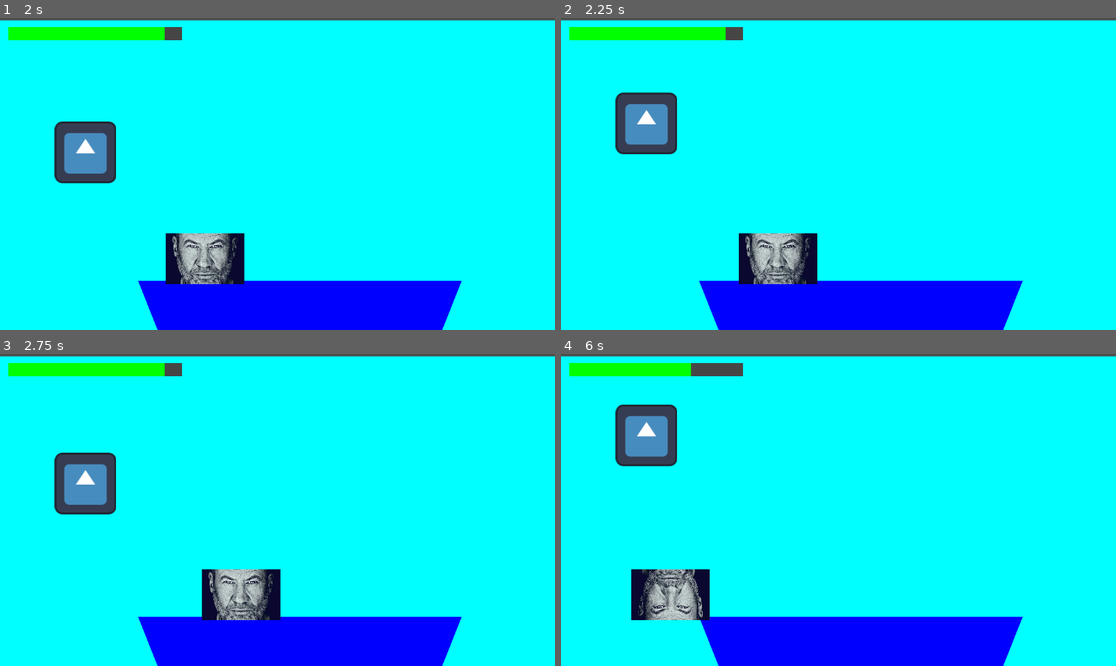
Above: before the commit, frames 1-4 (two rows, left to right).
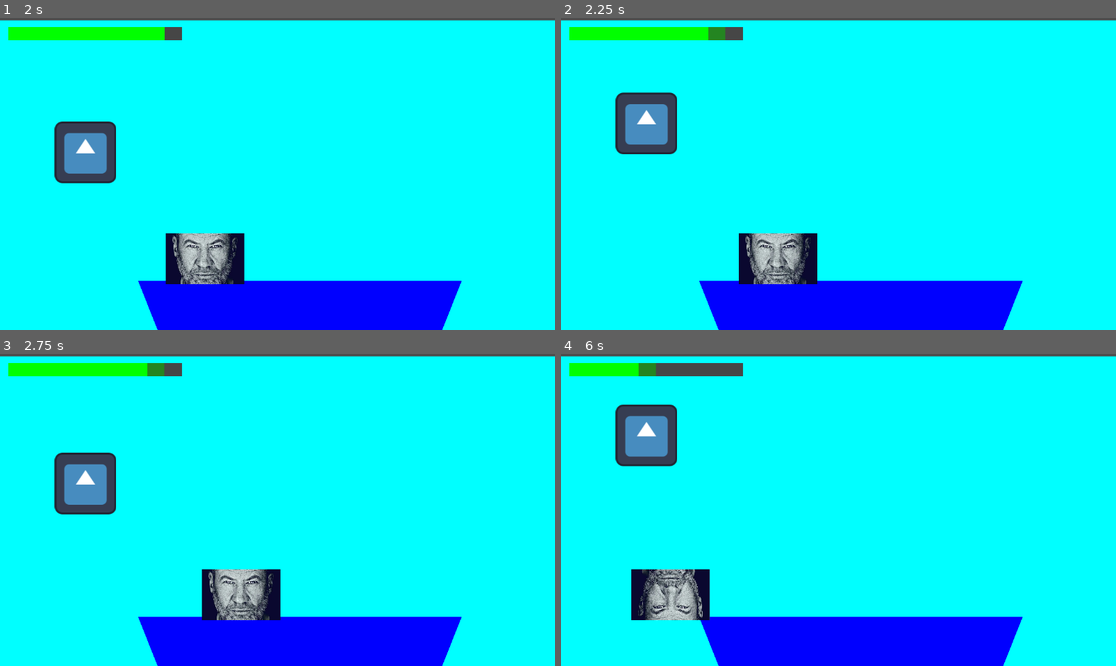
Above: after the commit, the same moments.

Repository: ZozoAFK/Pfish
Game: Godot game, scene res://Proto/Scene/World.tscn
The game is run twice, just before and just after one commit, with the same random seed, the same clock (stepped at 60 frames per second) and the same inputs. The engine's default icon, where the game draws it, is replaced by a stand-in: a white triangle on a blue panel in a dark square.
Inputs:
- Up to frame 1 (2 s): tap Enter (ui_accept) at 0.5, 0.77, 1.52 s; hold Right (Fleche_droite) from 0.53 s (still down); tap Space (SPACE) at 0.6, 1.35 s
- Up to frame 2 (2.25 s): release Right (Fleche_droite) at 2.03 s; hold Left (Fleche_Gauche) from 2.03 s (still down); tap Space (SPACE) at 2.1 s
- Up to frame 3 (2.75 s): keep holding Left (Fleche_Gauche)
- Up to frame 4 (6 s): release Left (Fleche_Gauche) at 2.78 s; hold Right (Fleche_droite) 2.78-4.28 s; tap Space (SPACE) every 0.75 s from 2.85 to 5.85 s; tap Enter (ui_accept) at 3.02, 3.77, 4.52 s; hold Left (Fleche_Gauche) 4.28-5.03 s; hold Right (Fleche_droite) 5.03-5.78 s; hold Left (Fleche_Gauche) from 5.78 s (still down)

Frame 1 is identical in both runs. In frame 2, 0.1% of the frame differs, in the area x 26-30%, y 2-8%; in frame 3, 0.1%; in frame 4, 0.4%, in the area x 13-24%, y 2-8%.

Commit message:
BarreHP FINIE

Diff:
--- a/Proto/Scene/barre_hp.tscn
+++ b/Proto/Scene/barre_hp.tscn
@@ -16,6 +16,7 @@
 offset_right = 1937.0
 offset_bottom = 1099.0
 scale = Vector2(0.188, 0.025)
+step = 0.01
 texture_progress = ExtResource("2_q7nm8")
 
 [node name="HPClair" type="TextureProgressBar" parent="CanvasLayer" unique_id=1749270231]
@@ -26,6 +27,7 @@
 offset_right = 1937.0
 offset_bottom = 1099.0
 scale = Vector2(0.18776041, 0.024740733)
+step = 0.01
 texture_progress = ExtResource("2_q7nm8")
 
 [node name="HPVert" type="TextureProgressBar" parent="CanvasLayer" unique_id=305399314]
@@ -36,4 +38,5 @@
 offset_right = 1937.0
 offset_bottom = 1099.0
 scale = Vector2(0.188, 0.025)
+step = 0.01
 texture_progress = ExtResource("2_q7nm8")
--- a/Proto/Script/barre_hp.gd
+++ b/Proto/Script/barre_hp.gd
@@ -1,46 +1,52 @@
 extends Node2D
 
-# On récupère les composants de votre scène en utilisant leurs noms exacts
+# On récupère les composants de ta scène
 @onready var hp_gris: TextureProgressBar = $CanvasLayer/HPGris
 @onready var hp_clair: TextureProgressBar = $CanvasLayer/HPClair
 @onready var hp_vert: TextureProgressBar = $CanvasLayer/HPVert
-@export var pv_max = 100
-func _Static(_delta: float) -> void:
-	# 1. Bloquer la position : on force X à rester à sa place (ex: 20 pixels du bord gauche)
-	# et Y à sa hauteur initiale.
-	global_position.y = 10
-	pass
 
-
+# --- EXPORTS ---
+@export var pv_max: int = 100
+@export var vitesse_transition: float = 10.0
+@export var degats_instantanes: float = 10.0
 
 func _ready() -> void:
-	# On définit la valeur maximale (par exemple 100) pour les trois barres
-	var pv_max = 100
-
 	hp_vert.max_value = pv_max
 	hp_clair.max_value = pv_max
 	hp_gris.max_value = pv_max
 
-	# Au début du jeu, les trois barres sont pleines
 	hp_vert.value = pv_max
 	hp_clair.value = pv_max
 	hp_gris.value = pv_max
 
-func _process(_delta: float) -> void:
-	# Détection de la pression sur la touche "Flèche de droite"
-	# "ui_right" correspond par défaut à la flèche directionnelle droite dans Godot
+func _process(delta: float) -> void:
+	# Bloquer la position Y
+	global_position.y = 10
+
+	# --- FLÈCHE DROITE : Tout descend instantanément ---
 	if Input.is_action_just_pressed("Fleche_droite"):
-		collision(10)
+		collision_instantanee(degats_instantanes)
 
+	# --- FLÈCHE GAUCHE : On applique les dégâts une seule fois au clic ---
+	if Input.is_action_just_pressed("Fleche_Gauche"):
+		# MODIFICATION : On n'autorise les dégâts QUE SI la barre claire a fini de descendre.
+		# Si hp_clair.value est plus grande que hp_vert.value, le clic est ignoré !
+		if hp_clair.value == hp_vert.value:
+			collision_fluide(degats_instantanes)
 
-# La fonction demandée pour réduire les barres Verte et Claire de 10 unités
-func collision(degats: float) -> void:
-	# On réduit la valeur de HPVert et HPClair
-	hp_vert.value -= degats
-	hp_clair.value -= degats
+	# --- Logique d'animation de la barre claire ---
+	if hp_clair.value > hp_vert.value and not Input.is_action_pressed("Fleche_Gauche"):
+		hp_clair.value = lerp(hp_clair.value, hp_vert.value, vitesse_transition * delta)
 
-	# Sécurité pour éviter que la vie descende en dessous de 0
-	if hp_vert.value < 0:
-		hp_vert.value = 0
-	if hp_clair.value < 0:
-		hp_clair.value = 0
+		# Forcer la jonction parfaite
+		if abs(hp_clair.value - hp_vert.value) < 0.5:
+			hp_clair.value = hp_vert.value
+
+# Logique Flèche gauche : Seule la verte descend d'un coup sec
+func collision_fluide(degats: float) -> void:
+	hp_vert.value = clamp(hp_vert.value - degats, 0, pv_max)
+
+# Logique Flèche droite : Les deux descendent d'un coup sec
+func collision_instantanee(degats: float) -> void:
+	hp_vert.value = clamp(hp_vert.value - degats, 0, pv_max)
+	hp_clair.value = clamp(hp_clair.value - degats, 0, pv_max)
